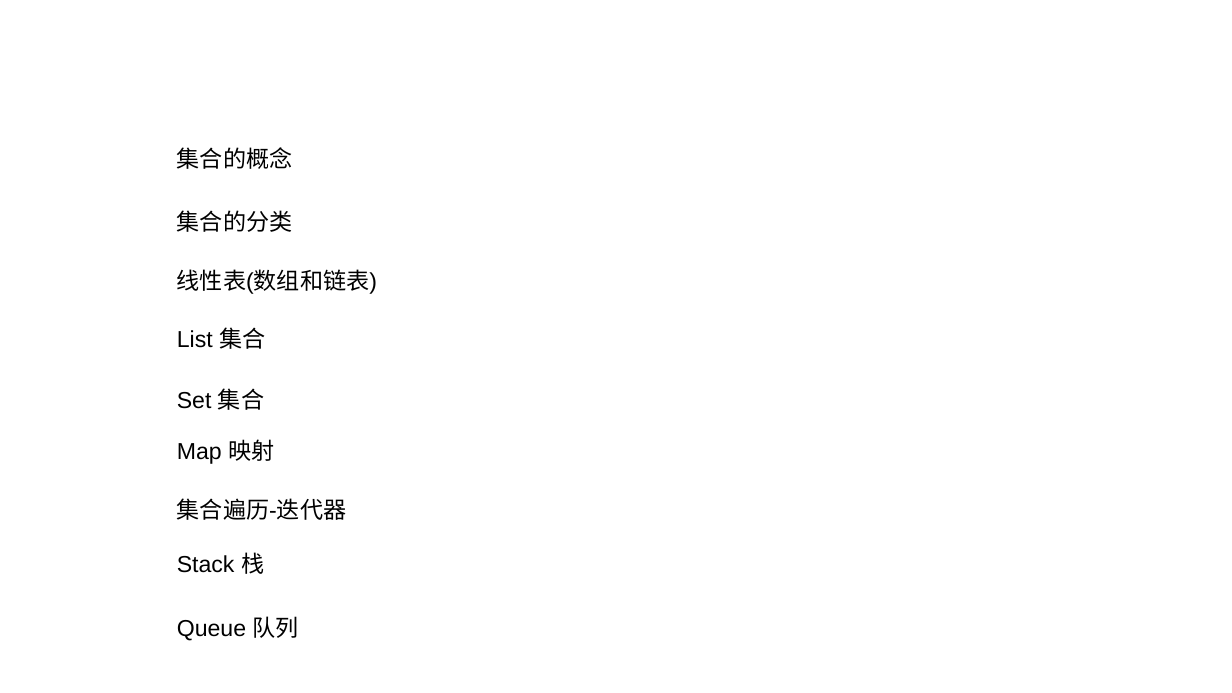
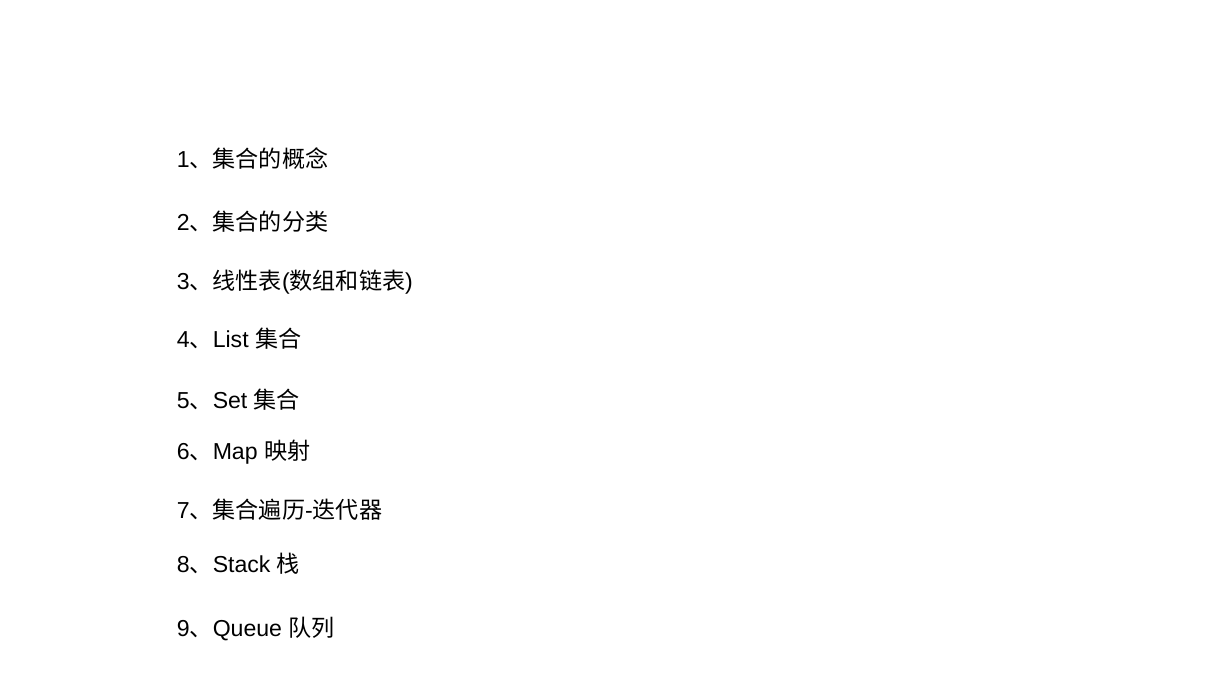
Before and after one commit to linkknown/PPT, a slide deck: slide 2 of 基础PPT/JavaSE进阶第二版/第5章：Java集合操作.pptx. Drawn at 1232x693 pixels with LibreOffice and Linux fonts; fonts in the diff are those of the drawing; background and template pictures are left out. Boxes give left, top, right and bottom in pixels: in the first picture for what was removed or moved away, otherwise in the second. Text is boxed around its words. In the diff, an @@ line names an element or a change of style, - is before the commit and + after.

```diff
--- a/基础PPT/JavaSE进阶第二版/第5章：Java集合操作.pptx
+++ b/基础PPT/JavaSE进阶第二版/第5章：Java集合操作.pptx
@@ text at <box>177,149,328,169</box>: text changed @@
-集合的概念
+1、集合的概念
@@ text at <box>177,212,328,232</box>: text changed @@
-集合的分类
+2、集合的分类
@@ text at <box>177,270,413,294</box>: text changed @@
-线性表(数组和链表)
+3、线性表(数组和链表)
@@ text at <box>177,327,301,349</box>: text changed @@
-List 集合
+4、List 集合
@@ text at <box>177,388,300,410</box>: text changed @@
-Set 集合
+5、Set 集合
@@ text at <box>177,439,310,464</box>: text changed @@
-Map 映射
+6、Map 映射
@@ text at <box>177,500,382,520</box>: text changed @@
-集合遍历-迭代器
+7、集合遍历-迭代器
@@ text at <box>177,552,300,574</box>: text changed @@
-Stack 栈
+8、Stack 栈
@@ text at <box>177,616,335,641</box>: text changed @@
-Queue 队列
+9、Queue 队列
```
Also in this commit, not shown: 14 other files.
